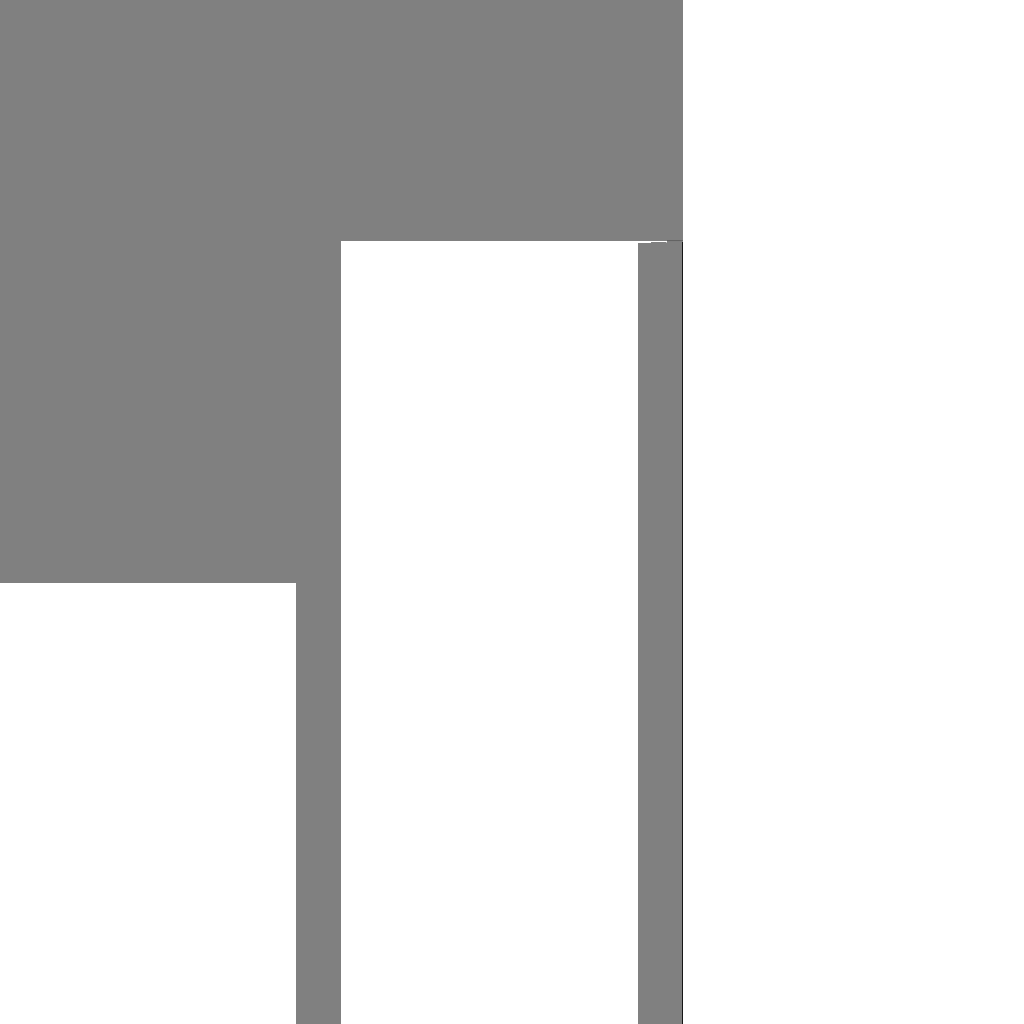
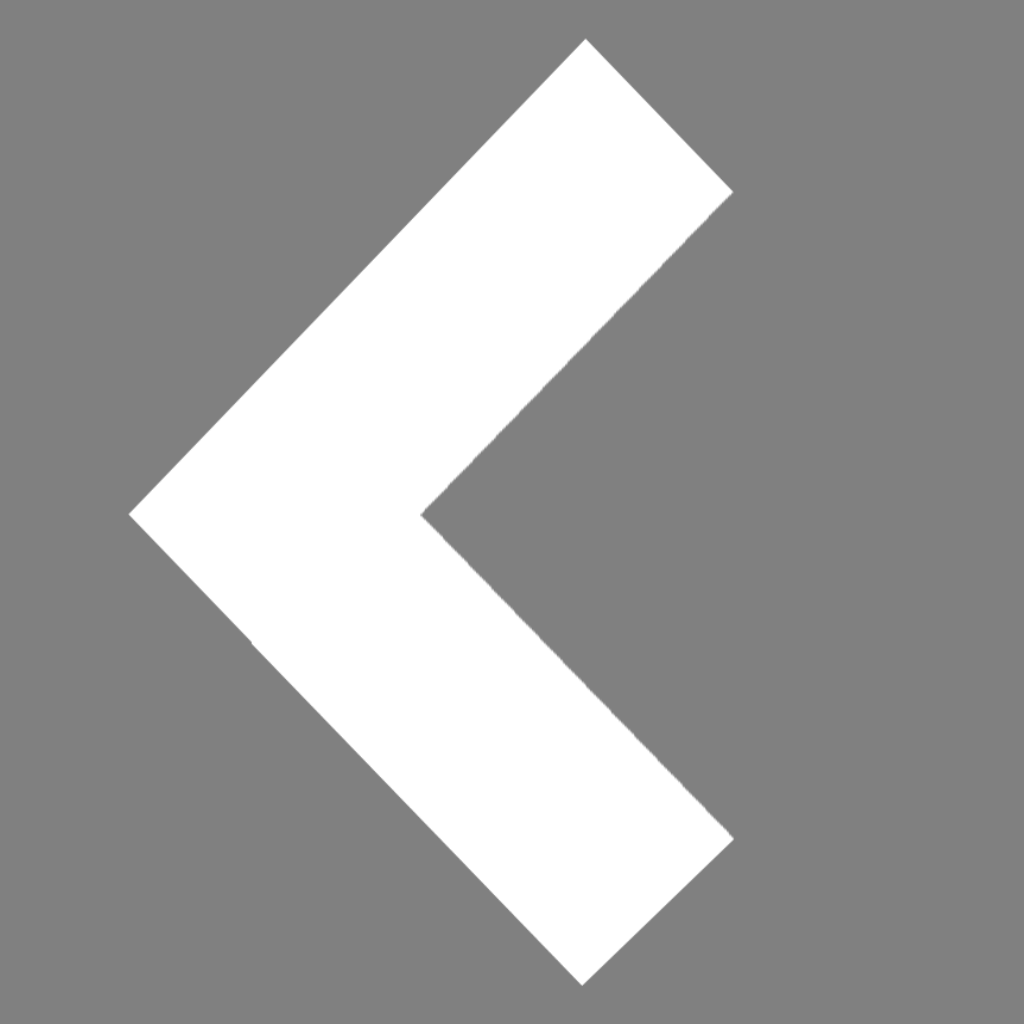
Layers edited between the first and the second 1024 × 1024 image:
added layer "Back" above "Leaderboard" over 128, 37, 735, 987
hid "Leaderboard" over 0, 0, 1024, 1024
